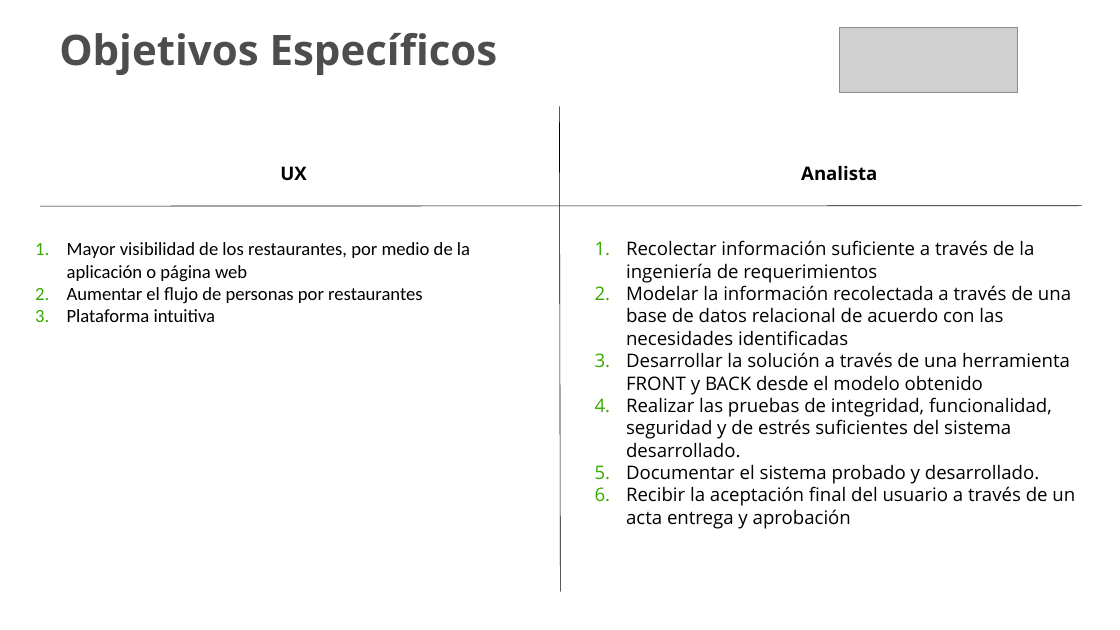
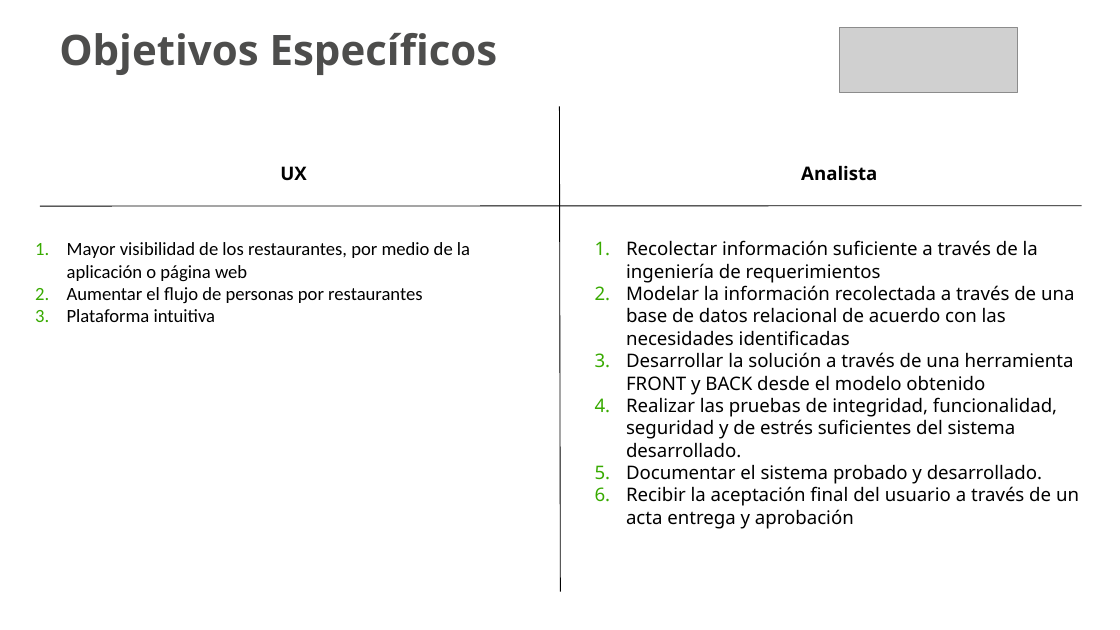
Before and after one commit to SebastianPacheco05/Reservify, a slide deck: slide 9 of docs/docs/files/GC-F-004FormatoPlantillaPresentacionPowerPointV09 (2).pptx. Drawn at 1120x630 pixels with LibreOffice and Linux fonts; fonts in the diff are those of the drawing; grey boxes stand for pictures; background and template pictures are left out. Boxes give left, top, right and bottom in pixels: in the first picture for what was removed or moved away, otherwise in the second. Text is boxed around its words. In the diff, an @@ line names an element or a change of style, - is before the commit and + after.

```diff
--- a/docs/docs/files/GC-F-004FormatoPlantillaPresentacionPowerPointV09 (2).pptx
+++ b/docs/docs/files/GC-F-004FormatoPlantillaPresentacionPowerPointV09 (2).pptx
@@ line (560, 107) - (560, 592): stroke #000000 0.5 pt to #000000 0.75 pt @@
@@ line (40, 206) - (1082, 206): stroke #000000 0.5 pt to #000000 0.75 pt @@
@@ text "Recolectar información suficiente a través ..." at (626,240,1079,529): font Open Sans to Noto Sans @@
```
Also in this commit, not shown: 17 other slides changed, 5 other files.
